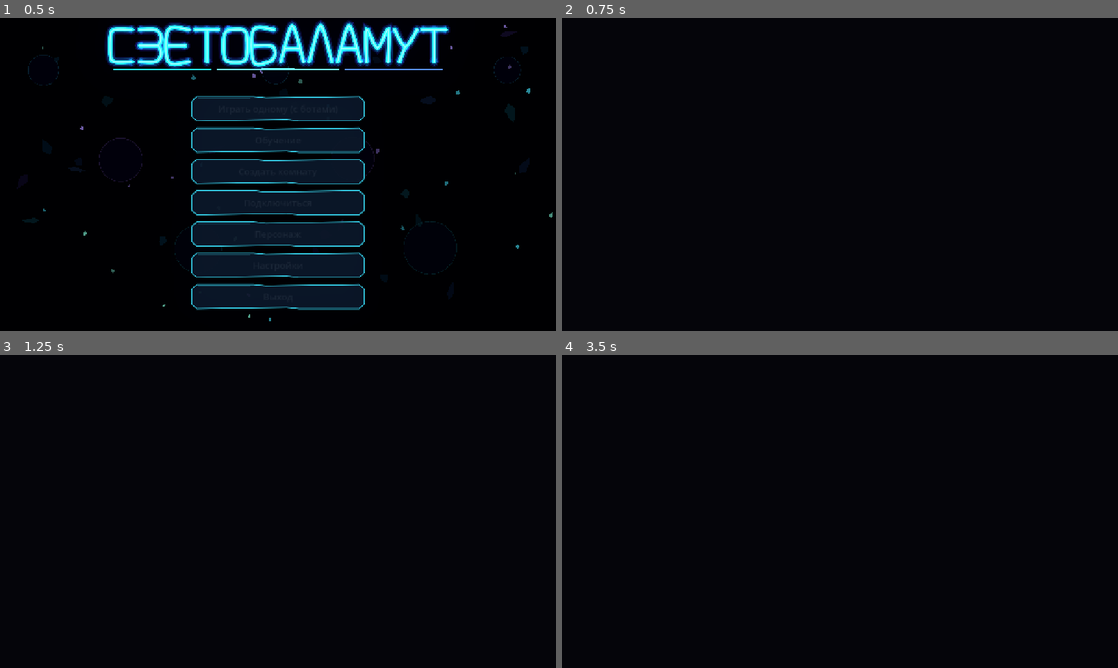
Above: before the commit, frames 1-4 (two rows, left to right).
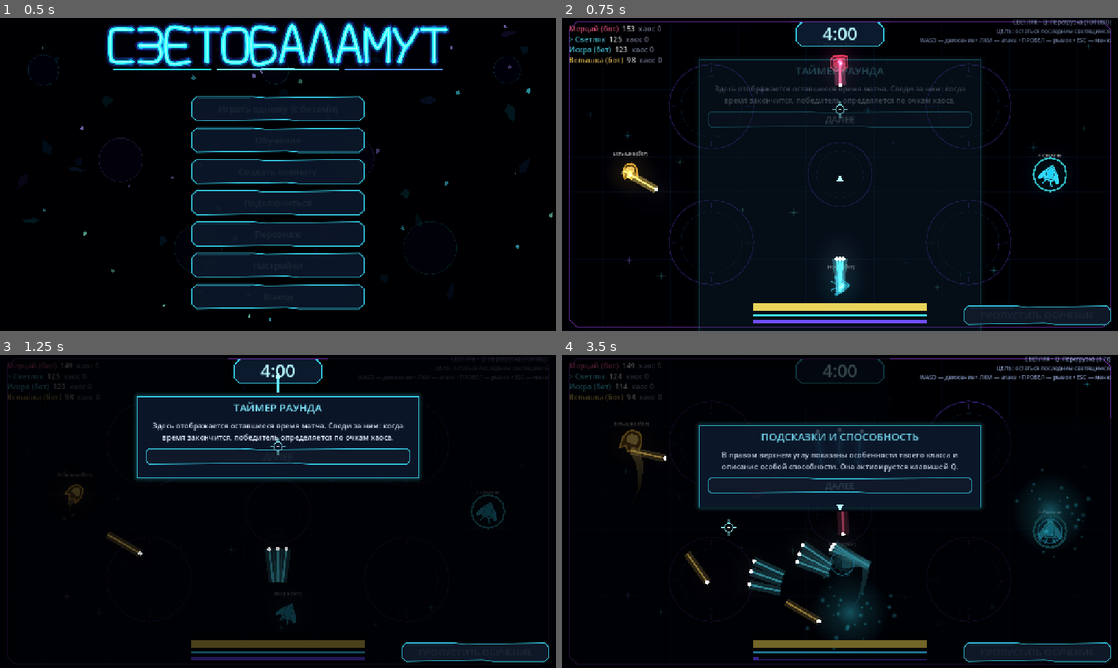
Above: after the commit, the same moments.

Repository: DvoreZZKy/svetobalamut
Game: Godot game, scene res://scenes/menu.tscn
The game is run twice, just before and just after one commit, with the same random seed, the same clock (stepped at 60 frames per second) and the same inputs.
Inputs (mouse positions are in pixels of both pictures, inside the frame that each line leads up to):
- Up to frame 1 (0.5 s): no input
- Up to frame 2 (0.75 s): click "Играть одному (с ботами)" at 0.5 s
- Up to frame 3 (1.25 s): no input
- Up to frame 4 (3.5 s): tap Enter (restart) at 1.25 s; move the mouse to (962, 495) at 1.27 s; hold D (right) 1.28-2 s; tap Q (ability) at 1.35 s; click (962, 495) at 1.42 s; click (840, 455) at 2 s, where only the run after the commit has a clickable "ДАЛЕЕ"; move the mouse to (728, 527) at 2.77 s; hold S (down) from 2.78 s (still down); tap Space (dash) at 2.85 s

Frame 1 is identical in both runs. In frame 2, 11% of the frame differs, in the area x 1-99%, y 0-100%; in frame 3, 20%; in frame 4, 23%, in the area x 1-99%, y 0-99%.
Error before the commit: Parse Error: Assigned value for constant "AMBIENT_DIAMOND" isn't a constant expression. (res://scripts/arena.gd:425)

Commit message:
Keep ambient draw geometry in reusable packed arrays

Diff:
--- a/scripts/arena.gd
+++ b/scripts/arena.gd
@@ -422,11 +422,11 @@
 
 
 # Unit geometry is allocated once; each mote only changes its draw transform.
-const AMBIENT_DIAMOND := PackedVector2Array([
+var ambient_diamond := PackedVector2Array([
 	Vector2(0, -2), Vector2(1, 0), Vector2(0, 2), Vector2(-1, 0)
 ])
-const AMBIENT_H_LINE := PackedVector2Array([Vector2(-3, 0), Vector2(3, 0)])
-const AMBIENT_V_LINE := PackedVector2Array([Vector2(0, -3), Vector2(0, 3)])
+var ambient_h_line := PackedVector2Array([Vector2(-3, 0), Vector2(3, 0)])
+var ambient_v_line := PackedVector2Array([Vector2(0, -3), Vector2(0, 3)])
 
 
 func _draw_ambient() -> void:
@@ -436,9 +436,9 @@
 		var pulse := 0.45 + 0.35 * sin(t * 1.7 + float(mote.phase))
 		var color: Color = palette[int(mote.tone)]
 		ambient_layer.draw_set_transform(mote.p, 0.0, Vector2(r, r))
-		ambient_layer.draw_colored_polygon(AMBIENT_DIAMOND, Color(color, pulse * 0.32))
-		ambient_layer.draw_polyline(AMBIENT_H_LINE, Color(color, pulse * 0.22), 1.0, true)
-		ambient_layer.draw_polyline(AMBIENT_V_LINE, Color(color, pulse * 0.22), 1.0, true)
+		ambient_layer.draw_colored_polygon(ambient_diamond, Color(color, pulse * 0.32))
+		ambient_layer.draw_polyline(ambient_h_line, Color(color, pulse * 0.22), 1.0, true)
+		ambient_layer.draw_polyline(ambient_v_line, Color(color, pulse * 0.22), 1.0, true)
 	ambient_layer.draw_set_transform(Vector2.ZERO, 0.0, Vector2.ONE)
 
 
